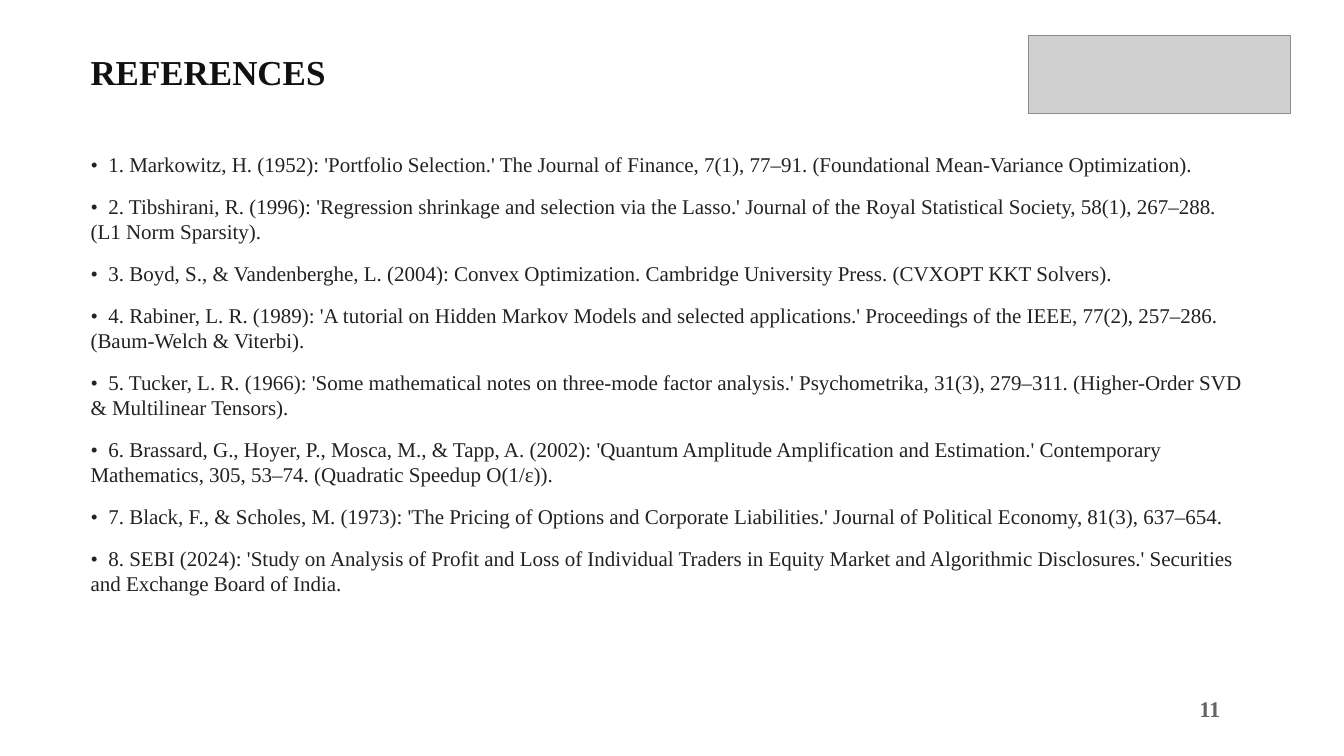
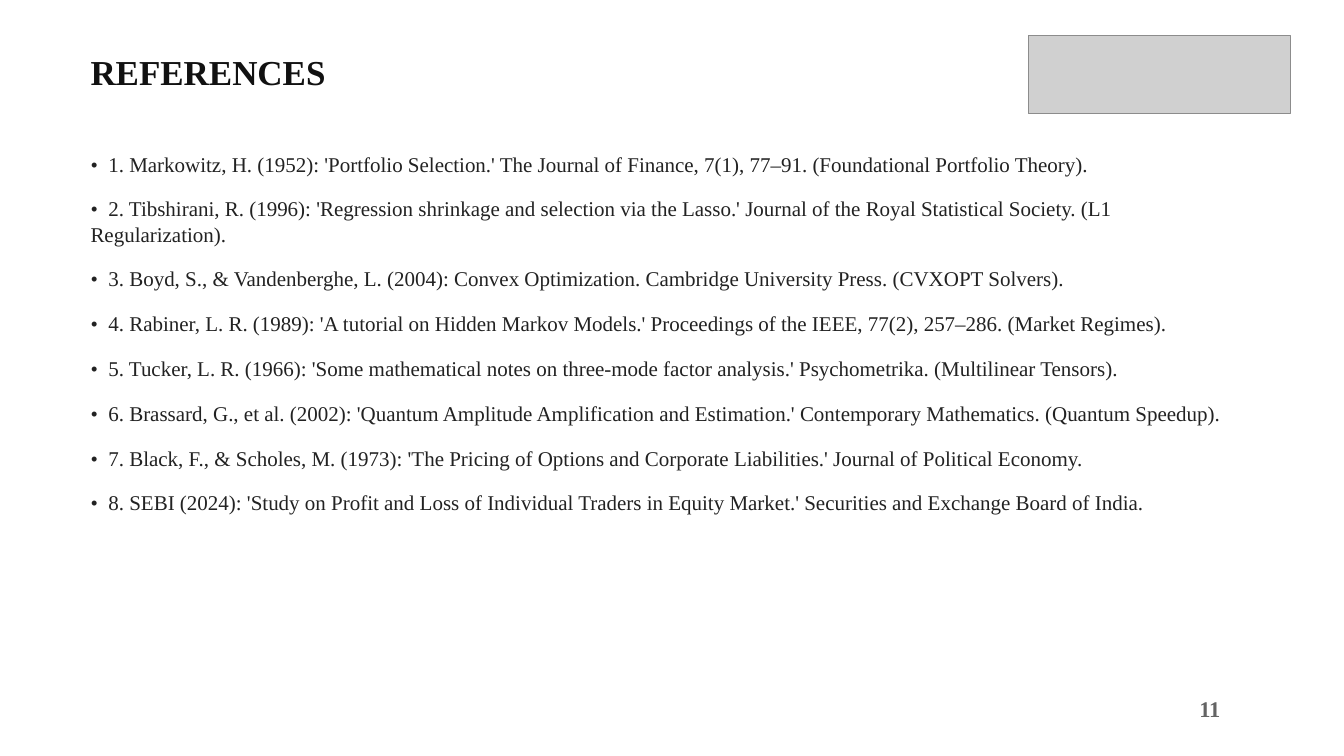
Before and after one commit to mhalsa-aine/SparsioQ-Platform, a slide deck: slide 12 of SparsioQ_Final_Project_Review_Presentation.pptx. Drawn at 1344x756 pixels with LibreOffice and Linux fonts; fonts in the diff are those of the drawing; grey boxes stand for pictures. Boxes give left, top, right and bottom in pixels: in the first picture for what was removed or moved away, otherwise in the second. Text is boxed around its words. In the diff, an @@ line names an element or a change of style, - is before the commit and + after.

```diff
--- a/SparsioQ_Final_Project_Review_Presentation.pptx
+++ b/SparsioQ_Final_Project_Review_Presentation.pptx
@@ text at (x1=91, y1=157, x2=1219, y2=515): text changed @@
-• 1. Markowitz, H. (1952): 'Portfolio Selection.' The Journal of Finance, 7(1), 77–91. (Foundational Mean-Variance Optimization).
-• 2. Tibshirani, R. (1996): 'Regression shrinkage and selection via the Lasso.' Journal of the Royal Statistical Society, 58(1), 267–288. (L1 Norm Sparsity).
-• 3. Boyd, S., & Vandenberghe, L. (2004): Convex Optimization. Cambridge University Press. (CVXOPT KKT Solvers).
-• 4. Rabiner, L. R. (1989): 'A tutorial on Hidden Markov Models and selected applications.' Proceedings of the IEEE, 77(2), 257–286. (Baum-Welch & Viterbi).
-• 5. Tucker, L. R. (1966): 'Some mathematical notes on three-mode factor analysis.' Psychometrika, 31(3), 279–311. (Higher-Order SVD & Multilinear Tensors).
-• 6. Brassard, G., Hoyer, P., Mosca, M., & Tapp, A. (2002): 'Quantum Amplitude Amplification and Estimation.' Contemporary Mathematics, 305, 53–74. (Quadratic Speedup O(1/ε)).
-• 7. Black, F., & Scholes, M. (1973): 'The Pricing of Options and Corporate Liabilities.' Journal of Political Economy, 81(3), 637–654.
-• 8. SEBI (2024): 'Study on Analysis of Profit and Loss of Individual Traders in Equity Market and Algorithmic Disclosures.' Securities and Exchange Board of India.
+• 1. Markowitz, H. (1952): 'Portfolio Selection.' The Journal of Finance, 7(1), 77–91. (Foundational Portfolio Theory).
+• 2. Tibshirani, R. (1996): 'Regression shrinkage and selection via the Lasso.' Journal of the Royal Statistical Society. (L1 Regularization).
+• 3. Boyd, S., & Vandenberghe, L. (2004): Convex Optimization. Cambridge University Press. (CVXOPT Solvers).
+• 4. Rabiner, L. R. (1989): 'A tutorial on Hidden Markov Models.' Proceedings of the IEEE, 77(2), 257–286. (Market Regimes).
+• 5. Tucker, L. R. (1966): 'Some mathematical notes on three-mode factor analysis.' Psychometrika. (Multilinear Tensors).
+• 6. Brassard, G., et al. (2002): 'Quantum Amplitude Amplification and Estimation.' Contemporary Mathematics. (Quantum Speedup).
+• 7. Black, F., & Scholes, M. (1973): 'The Pricing of Options and Corporate Liabilities.' Journal of Political Economy.
+• 8. SEBI (2024): 'Study on Profit and Loss of Individual Traders in Equity Market.' Securities and Exchange Board of India.
```
Also in this commit, not shown: 8 other slides changed, 2 slides added, 3 slides removed.
